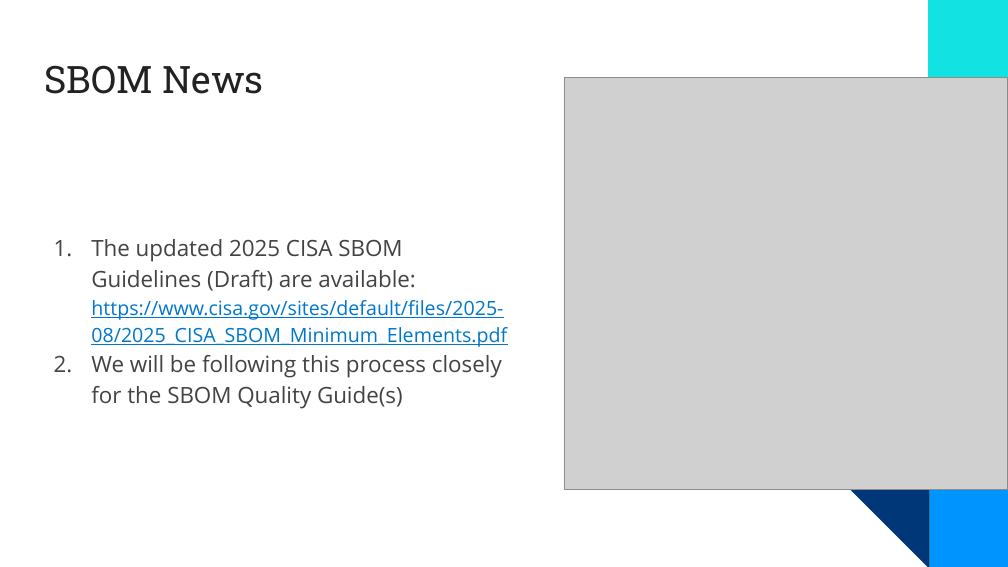
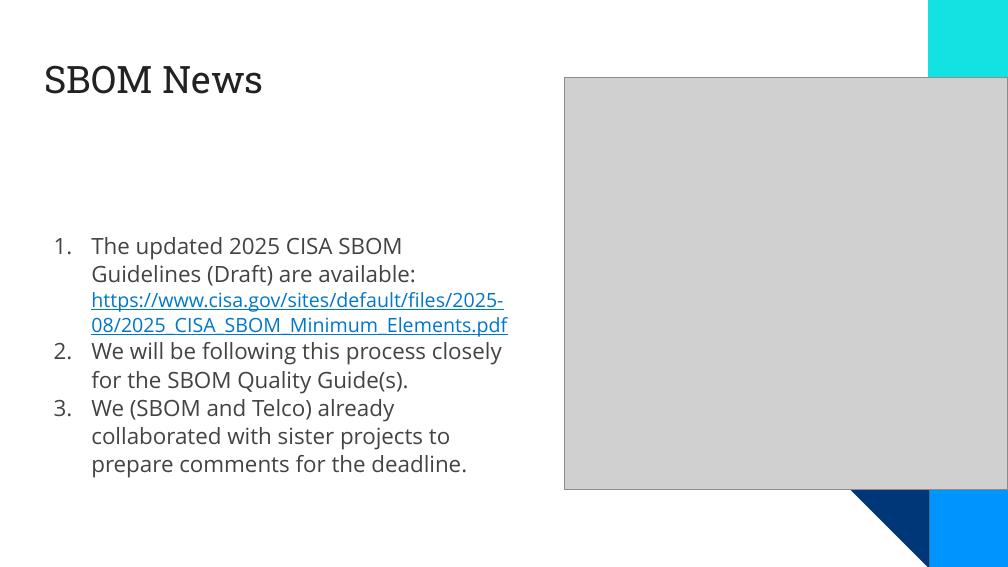
Before and after one commit to OpenChain-Project/Meeting-Slides, a slide deck: slide 6 of 2025/specification-education-monthly/2025-10-Europe-Asia.pptx. Drawn at 1008x567 pixels with LibreOffice and Linux fonts; fonts in the diff are those of the drawing; grey boxes stand for pictures; background and template pictures are left out. Boxes give left, top, right and bottom in pixels: in the first picture for what was removed or moved away, otherwise in the second. Text is boxed around its words. In the diff, an @@ line names an element or a change of style, - is before the commit and + after.

```diff
--- a/2025/specification-education-monthly/2025-10-Europe-Asia.pptx
+++ b/2025/specification-education-monthly/2025-10-Europe-Asia.pptx
@@ text at <box>91,237,507,337</box>: line spacing 1.15 to 1.05 @@
@@ text at <box>91,342,502,478</box>: text changed @@
-2. We will be following this process closely for the SBOM Quality Guide(s)
+2. We will be following this process closely for the SBOM Quality Guide(s).
+3. We (SBOM and Telco) already collaborated with sister projects to prepare comments for the deadline.
```
Also in this commit, not shown: 6 other slides changed, 1 slide removed, 1 other file.
